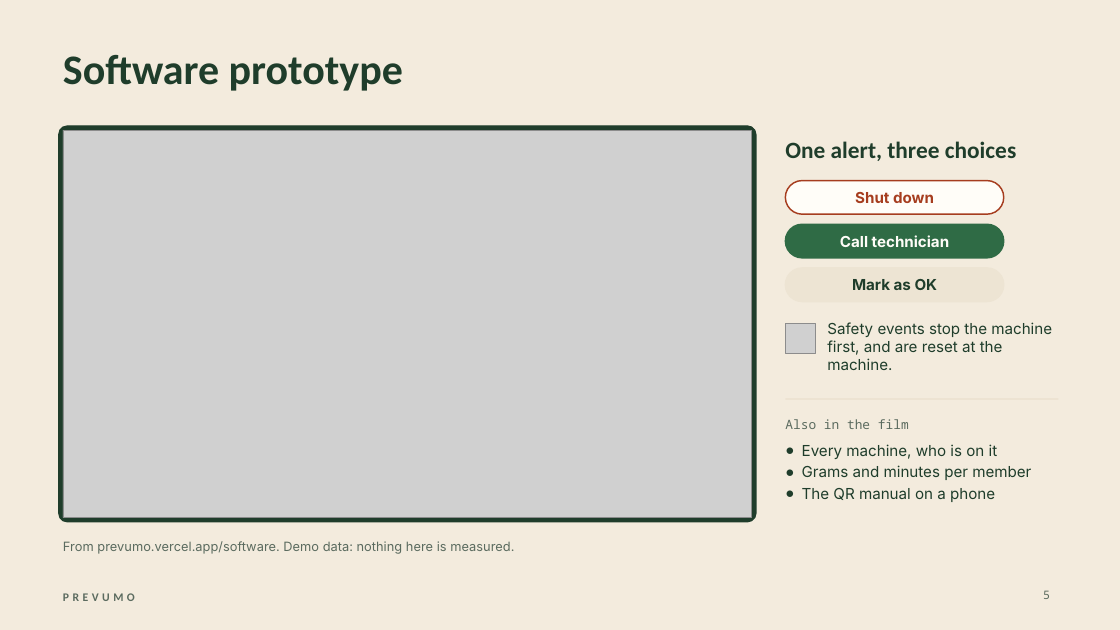
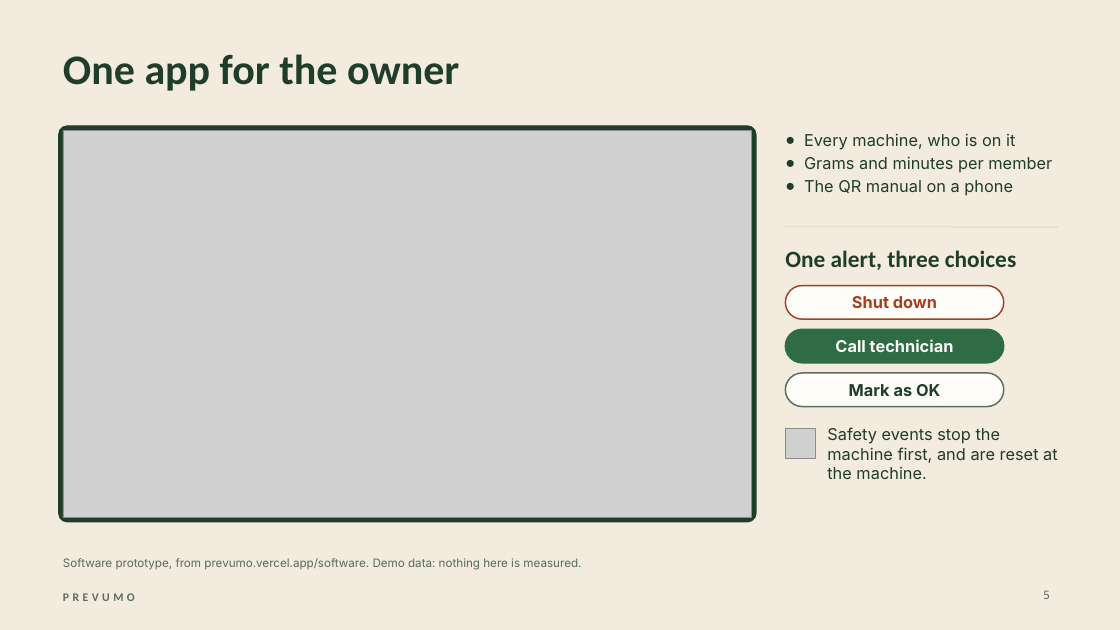
Before and after one commit to WAHB22/wahbs-world, a slide deck: slide 5 of prevumo/deliverables/final/PREVUMO-final.pptx. Drawn at 1120x630 pixels with LibreOffice and Linux fonts; fonts in the diff are those of the drawing; grey boxes stand for pictures. Boxes give left, top, right and bottom in pixels: in the first picture for what was removed or moved away, otherwise in the second. Text is boxed around its words. In the diff, an @@ line names an element or a change of style, - is before the commit and + after.

```diff
--- a/prevumo/deliverables/final/PREVUMO-final.pptx
+++ b/prevumo/deliverables/final/PREVUMO-final.pptx
@@ title at (x1=63, y1=54, x2=459, y2=91): text changed @@
-Software prototype
+One app for the owner
@@ text "Every machine, who is on ..." moved from (x1=802, y1=444, x2=1031, y2=502) to (x1=804, y1=134, x2=1052, y2=196) @@
@@ text "Every machine, who is on ..." at (x1=804, y1=134, x2=1052, y2=196): size 13 to 14 pt; indent changed @@
@@ rounded rectangle removed at (x1=786, y1=181, x2=1004, y2=214) @@
@@ text "One alert, three choices" moved from (x1=785, y1=141, x2=1016, y2=161) to (x1=785, y1=250, x2=1016, y2=270) @@
@@ line moved from (786, 399) - (1059, 399) to (786, 227) - (1059, 227) @@
@@ rounded rectangle moved from (x1=786, y1=224, x2=1004, y2=258) to (x1=786, y1=286, x2=1004, y2=319) @@
@@ rounded rectangle at (x1=786, y1=286, x2=1004, y2=319): fill #2F6B45 to #FFFDF8; outline #2F6B45 1.25 pt to #A63D1F 1.25 pt @@
@@ rounded rectangle moved from (x1=786, y1=268, x2=1004, y2=302) to (x1=786, y1=329, x2=1004, y2=363) @@
@@ rounded rectangle at (x1=786, y1=329, x2=1004, y2=363): fill #EDE4D3 to #2F6B45; outline #EDE4D3 1.25 pt to #2F6B45 1.25 pt @@
@@ 3 texts, 1 picture moved together from (x1=786, y1=192, x2=949, y2=354) to (x1=786, y1=296, x2=954, y2=459) @@
@@ rounded rectangle added at (x1=786, y1=373, x2=1004, y2=407), fill #FFFDF8, outline #5B6B5F 1.25 pt @@
@@ text removed at (x1=785, y1=419, x2=909, y2=429) @@
-Also in the film
@@ size 13 to 14 pt in 4 elements at (x1=852, y1=296, x2=937, y2=308), (x1=835, y1=339, x2=954, y2=352), (x1=849, y1=384, x2=940, y2=396), (x1=827, y1=427, x2=1058, y2=479) @@
@@ text "Safety events stop the machine ..." moved from (x1=827, y1=322, x2=1052, y2=370) to (x1=827, y1=427, x2=1058, y2=479) @@
@@ text at (x1=63, y1=558, x2=581, y2=570): text changed; size 11 to 10 pt @@
-From prevumo.vercel.app/software. Demo data: nothing here is measured.
+Software prototype, from prevumo.vercel.app/software. Demo data: nothing here is measured.
```
Also in this commit, not shown: 12 other slides changed, 12 other files.
